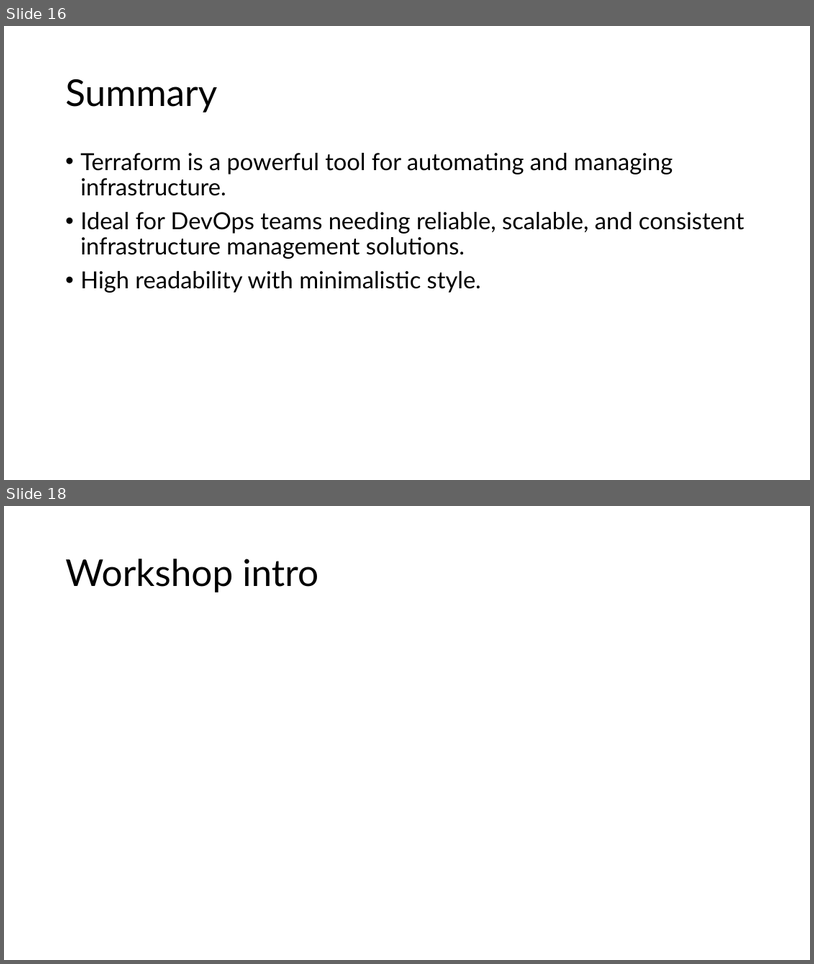
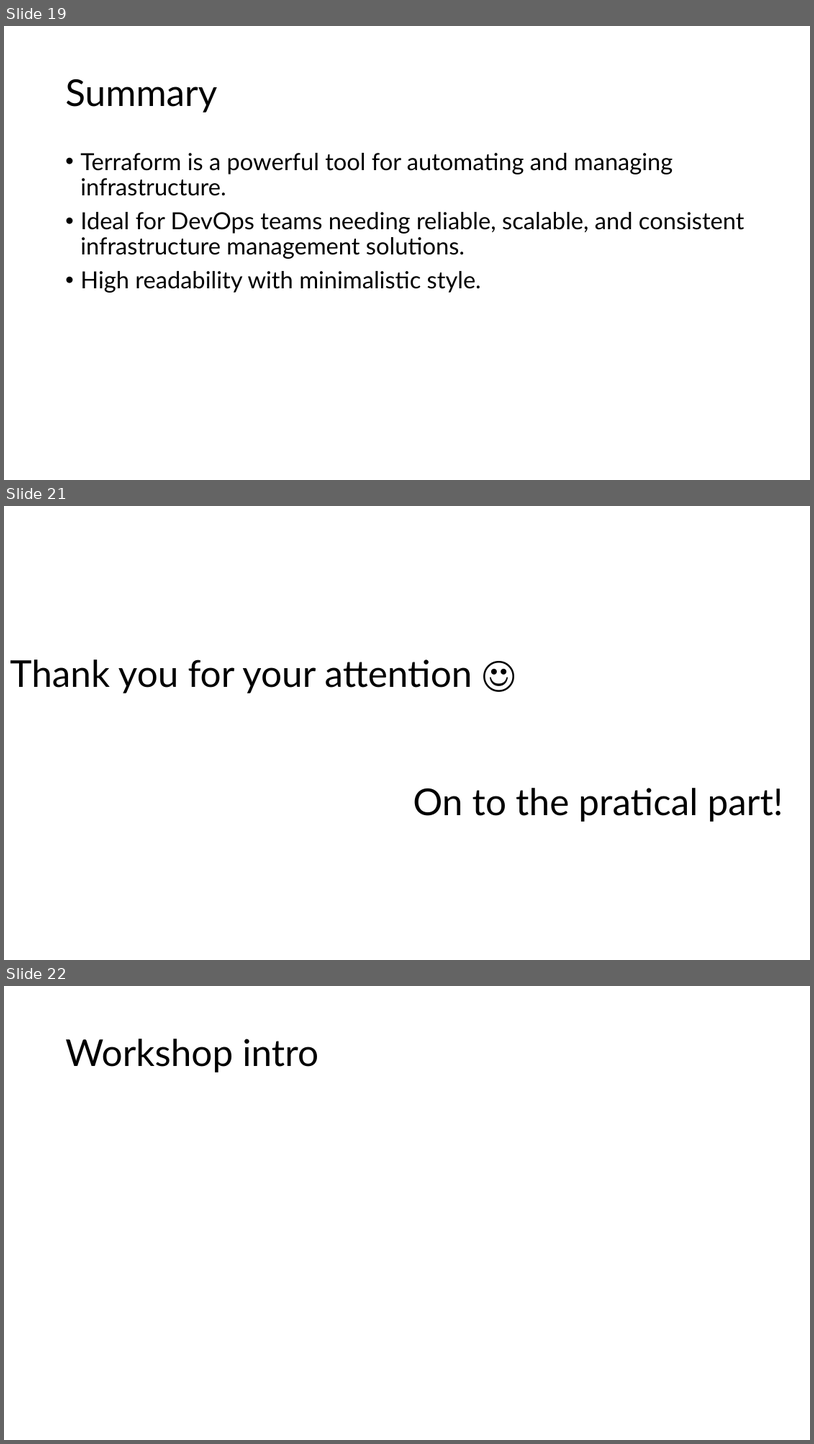
Before and after one commit to sebivenlo/esd-2024-terraform, a slide deck: Presentation/Terraform.pptx. Shown one above the other, each under a label of ours: slides 16 and 18 before the commit, slides 19, 21 and 22 after it; the slides between them are not shown. The pictures are 814x964 and 814x1444 pixels, drawn with LibreOffice and Linux fonts; fonts in the diff are those of the drawing. Boxes give left, top, right and bottom in pixels: in the first picture for what was removed or moved away, otherwise in the second. Text is boxed around its words. In the diff, an @@ line names an element or a change of style, - is before the commit and + after.

```diff
--- a/Presentation/Terraform.pptx
+++ b/Presentation/Terraform.pptx
@@ slide 21 added at <box>4,506,810,960</box>, background #FFFFFF @@
@@ title added at <box>10,659,473,693</box>, 44 pt, text #000000 @@
+Thank you for your attention ☺
@@ text added at <box>413,788,784,821</box>, 44 pt, text #000000 @@
+On to the pratical part!
@@ what was slide 16 is now slide 19 @@
@@ what was slide 18 is now slide 22 @@
```
Also in this commit, not shown: 2 slides changed, 5 other slides added, 3 slides removed.
